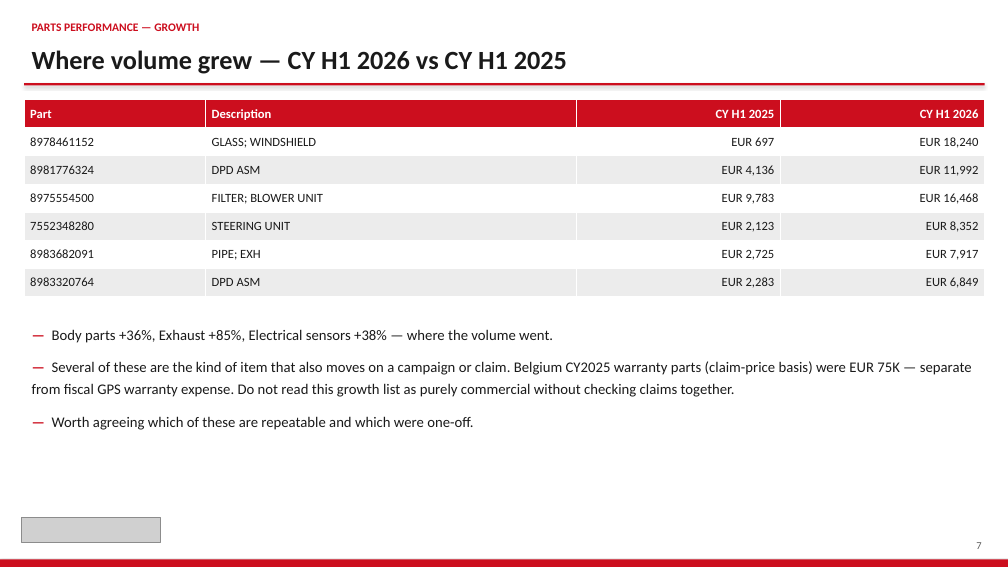
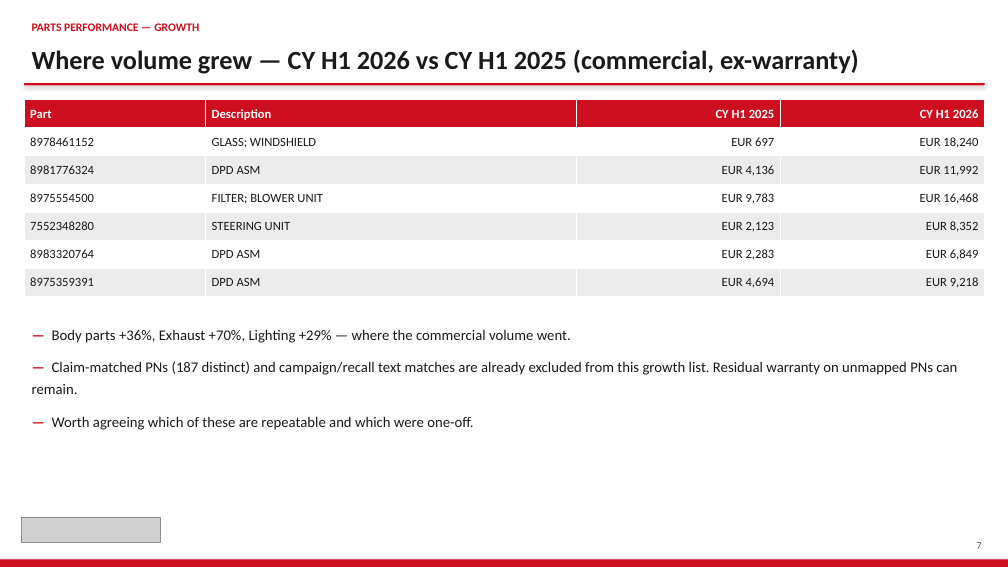
Before and after one commit to jeromio1987/ISZE, a slide deck: slide 7 of 09_meetings/IBX_Sales_Review_2026/ISZE_IBX_Sales_Review_FY2027.pptx. Drawn at 1008x567 pixels with LibreOffice and Linux fonts; fonts in the diff are those of the drawing; grey boxes stand for pictures. Boxes give left, top, right and bottom in pixels: in the first picture for what was removed or moved away, otherwise in the second. Text is boxed around its words. In the diff, an @@ line names an element or a change of style, - is before the commit and + after.

```diff
--- a/09_meetings/IBX_Sales_Review_2026/ISZE_IBX_Sales_Review_FY2027.pptx
+++ b/09_meetings/IBX_Sales_Review_2026/ISZE_IBX_Sales_Review_FY2027.pptx
@@ text at <box>32,49,859,74</box>: text changed @@
-Where volume grew — CY H1 2026 vs CY H1 2025
+Where volume grew — CY H1 2026 vs CY H1 2025 (commercial, ex-warranty)
@@ table at <box>24,100,985,296</box> @@
-row 6: 8983682091 | PIPE; EXH | EUR 2,725 | EUR 7,917
+row 7: 8975359391 | DPD ASM | EUR 4,694 | EUR 9,218
@@ text at <box>32,329,957,394</box>: text changed @@
-— Body parts +36%, Exhaust +85%, Electrical sensors +38% — where the volume went.
-— Several of these are the kind of item that also moves on a campaign or claim. Belgium CY2025 warranty parts (claim-price basis) were EUR 75K — separate from fiscal GPS warranty expense. Do not read this growth list as purely commercial without checking claims together.
+— Body parts +36%, Exhaust +70%, Lighting +29% — where the commercial volume went.
+— Claim-matched PNs (187 distinct) and campaign/recall text matches are already excluded from this growth list. Residual warranty on unmapped PNs can remain.
```
Also in this commit, not shown: 11 other slides changed, 9 other files.
